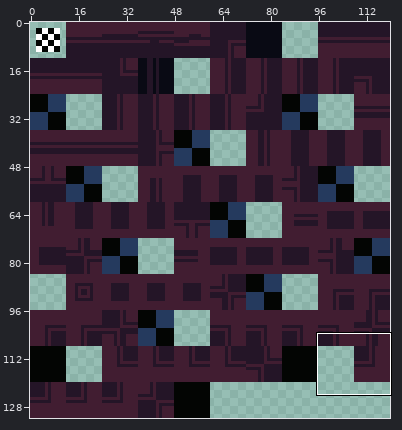
A sprite sheet gets an edit: tilesets/ts_library_foreground_2/output_tileset.png. Above, an overview of the earlier version with the close-up marked.
Close-up. Earlier state:
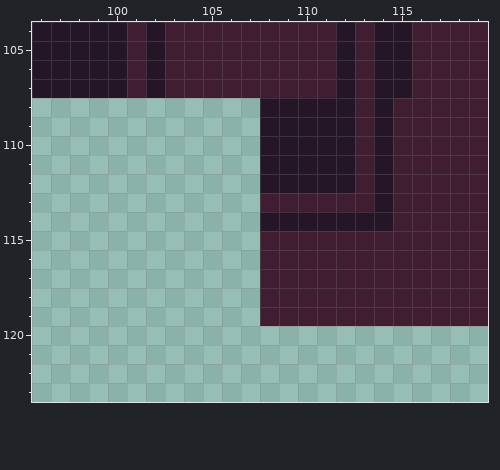
The file is 120x132 pixels. Colours within 5 levels of each other are drawn and written as one. Shown: x 96..119, y 104..123. The commit also changed other parts of the picture, which this record leaves out.
New version:
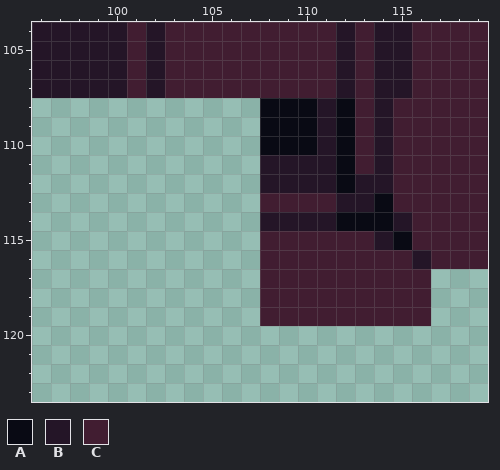
Palette (. is transparent): A #090a14  B #241527  C #411d31
Edits made:
Colour B gives way to colour A in rows 108 to 110 at x 108 to 110 and 112; in rows 111 to 112 at x 112; in row 113 at x 114; in row 114 at x 112 to 114.
Colour C gives way to colour A in row 115 at x 115.
Colour C gives way to colour B in row 112 at x 113; in row 113 at x 112 to 113; in row 114 at x 115; in row 115 at x 114; in row 116 at x 116.
Colour C is removed in rows 117 to 119 at x 117 to 119.
Changed places in both close-ups, as pixel boxes (x1, y1, x2, y2):
changed: (260, 98, 488, 326)
